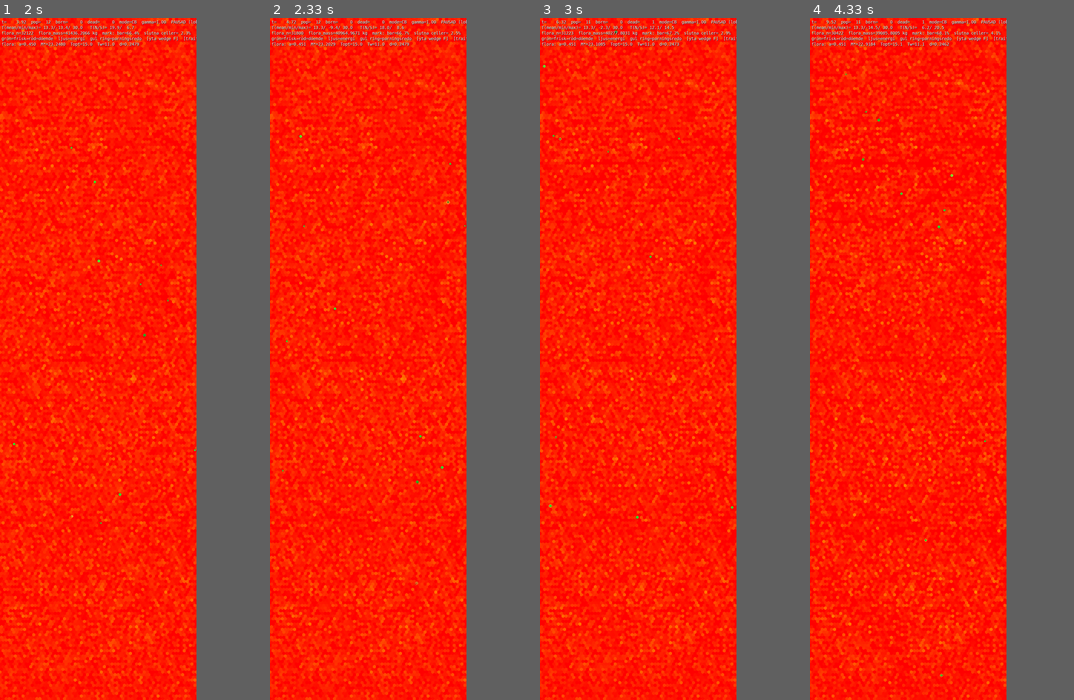
Above: before the commit, frames 1-4 (left to right).
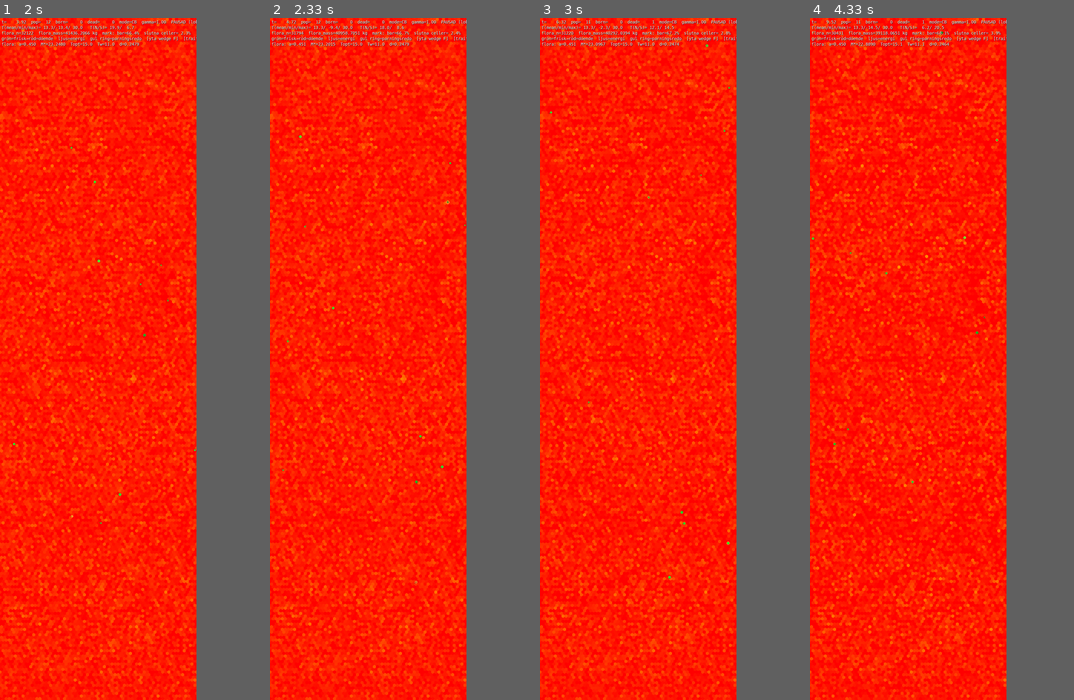
Above: after the commit, the same moments.

Repository: JoakimStorck/nep-process
Game: pygame game, started from nep_gui_launcher.py
Two runs of this game, one before a commit and one after it. Both use one fixed random seed, a clock stepped at 60 frames per second and the inputs below.
Inputs:
- Up to frame 1 (2 s): click "START" at 0.38 s; tap Space at 0.67 s; tap 1 at 1 s
- Up to frame 2 (2.33 s): no input
- Up to frame 3 (3 s): no input
- Up to frame 4 (4.33 s): no input

Frame 1 is identical in both runs. In frame 2, less than 0.1% of the frame differs, in the area x 4-75%, y 1-84%; in frame 3, 1.5%; in frame 4, 5.4%, in the area x 0-75%, y 0-100%.

Commit message:
Ett synfält, inte två
Individidentifieringen ärvde strålmodellens ellips från 0085, medan
världskanalerna sedan 0084 läser en cirkel via cells_within_many. Samma djur
hade därmed två olika synfält för artfränder: aggregatet en cirkel med radie
tio, identiteten en ellips med tio framåt, sju åt sidan och 5,4 bakåt. Ett
djur kunde känna att det fanns artfränder rakt bakom sig utan att kunna
identifiera någon av dem.

Den framåtriktade biasen var motiverad för jakt och födosök, men födosöket
använder den inte längre. Ellipsen påverkade i praktiken ingenting utom vilka
artfränder som kunde identifieras, och för flockning är den aktivt skadlig: en
flockkamrat färdas jämsides, och där var räckvidden kortast.

ray_eccentricity har därmed noll läsare. RaySensors.sense och
see_agent_first_hit är också döda sedan 0084 och 0085 — strålmodellens rester
kan städas i en egen omgång.

Kursordningen steg från 0,065 till 0,097 mot ett slumpvärde på 0,074.

Diff:
--- a/population.py
+++ b/population.py
@@ -2736,7 +2736,6 @@
 
         AP0 = alive[idx[0]].AP
         r_front = float(AP0.ray_len_front)
-        ecc = max(0.0, min(0.999, float(AP0.ray_eccentricity)))
         step = float(AP0.ray_step)
         r_top = max(1, int(round(r_front)))
 
@@ -2781,7 +2780,25 @@
         heads = np.fromiter((a.heading for a in sub), dtype=np.float64, count=n)
         self_ids = np.fromiter((int(a.id) for a in sub), dtype=np.int64, count=n)
         rel = (np.arctan2(dy, dx) - heads[cand_row]) % (2.0 * math.pi)
-        r_lim = r_front * (1.0 - ecc) / (1.0 - ecc * np.cos(rel))
+
+        # Ett synfält, inte två. Individidentifieringen ärvde strålmodellens
+        # ellips från 0085, medan världskanalerna sedan 0084 läser en cirkel
+        # via `cells_within_many`. Samma djur hade därmed två olika synfält för
+        # artfränder: aggregatet såg dem i en cirkel med radie tio, identiteten
+        # bara i ellipsen — tio framåt, sju åt sidan, 5,4 bakåt. Ett djur kunde
+        # känna att det fanns artfränder rakt bakom sig utan att kunna
+        # identifiera någon av dem, och de två kanalerna gick inte att jämföra.
+        #
+        # Den framåtriktade biasen var motiverad för jakt och födosök, men
+        # födosöket använder den inte längre. Ellipsen påverkade i praktiken
+        # ingenting utom vilka artfränder som kunde identifieras, och för
+        # flockning är den aktivt skadlig: en flockkamrat färdas jämsides, och
+        # där var räckvidden kortast.
+        #
+        # Kvar är en enda parameter för synvidd. `ray_eccentricity` har därmed
+        # ingen läsare alls och kan tas bort när strålmodellens övriga rester
+        # städas.
+        r_lim = np.full(rel.shape, r_front, dtype=np.float64)
 
         # m_eff kapar räckvidden precis som ray_depths gjorde.
         m_eff = np.fromiter(
Not shown, changed: TODO.md
